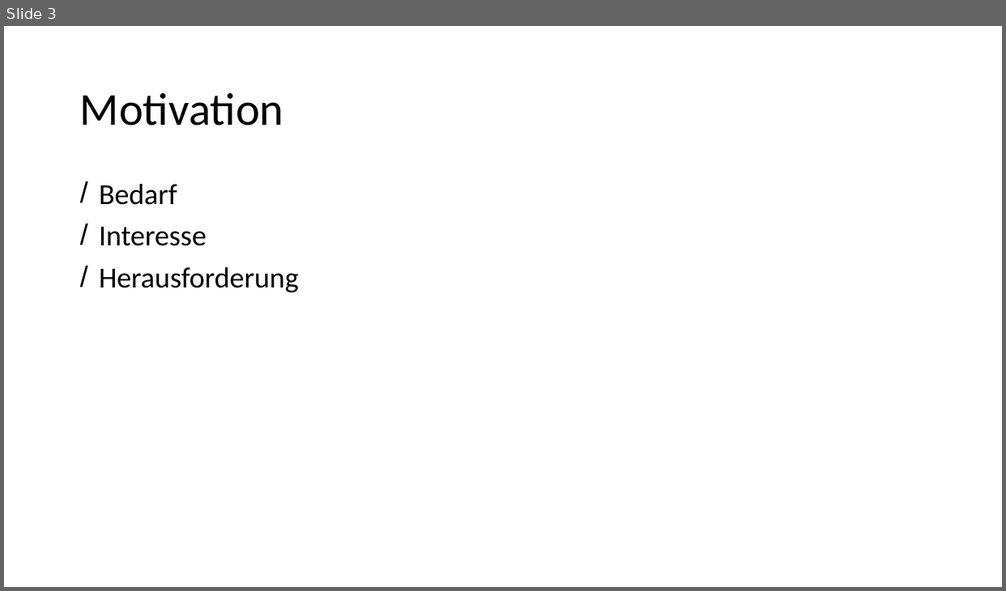
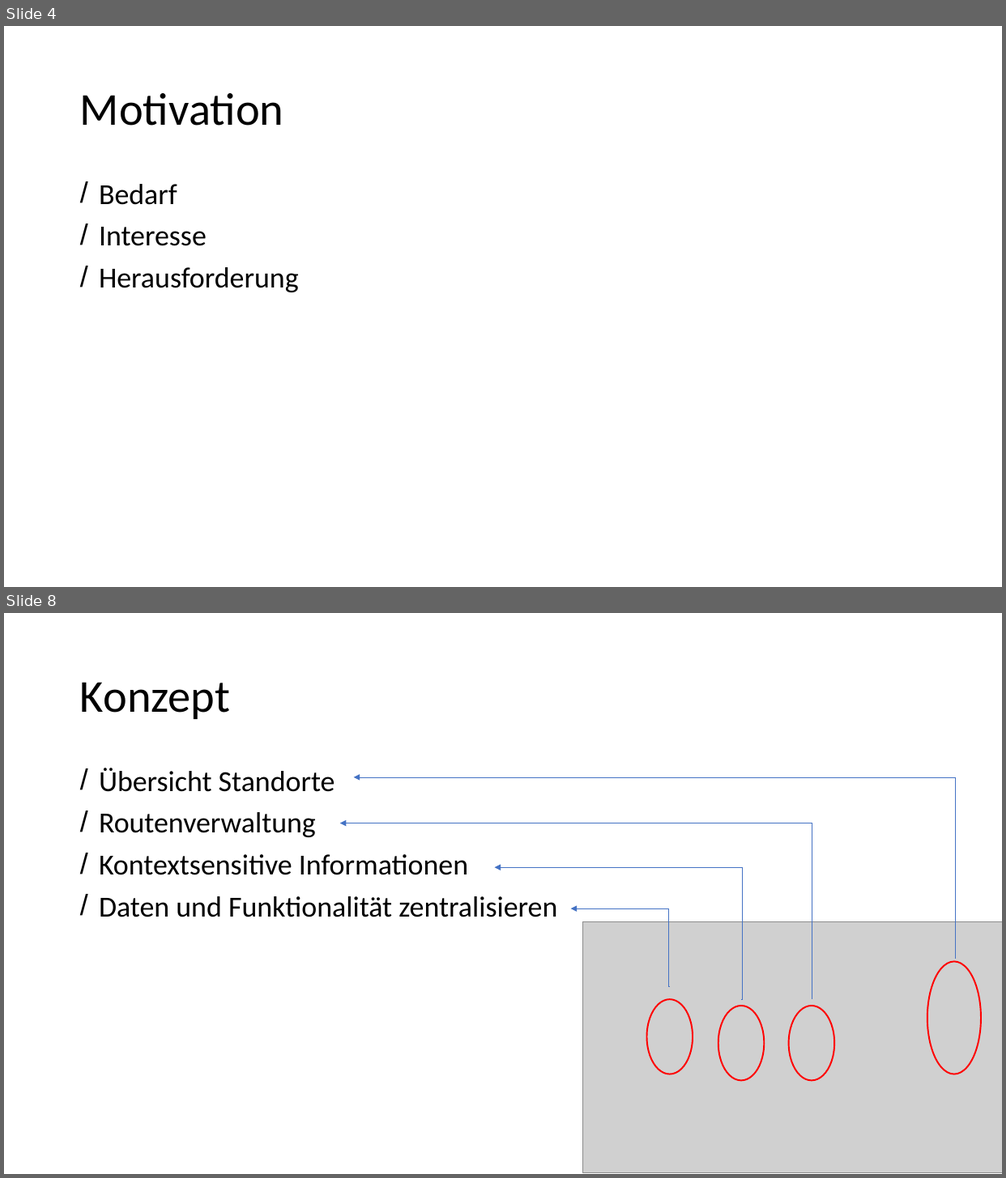
Before and after one commit to advocd/MasterThesis, a slide deck: Abgaben/Präsentation Masterarbeit/Präsentation Muench.pptx. Shown one above the other, each under a label of ours: slide 3 before the commit, slides 4 and 8 after it; the slides between them are not shown. The pictures are 1006x591 and 1006x1178 pixels, drawn with LibreOffice and Linux fonts; fonts in the diff are those of the drawing; grey boxes stand for pictures. Boxes give left, top, right and bottom in pixels: in the first picture for what was removed or moved away, otherwise in the second. Text is boxed around its words. In the diff, an @@ line names an element or a change of style, - is before the commit and + after.

```diff
--- a/Abgaben/Präsentation Masterarbeit/Präsentation Muench.pptx
+++ b/Abgaben/Präsentation Masterarbeit/Präsentation Muench.pptx
@@ slide 8 added at (4,613,1002,1174), background #FFFFFF @@
@@ title added at (80,682,230,719), 44 pt, text #000000 @@
+Konzept
@@ text added at (99,768,557,918), 28 pt, text #000000 @@
+/ Übersicht Standorte
+/ Routenverwaltung
+/ Kontextsensitive Informationen
+/ Daten und Funktionalität zentralisieren
@@ elbow arrow added from (956, 958) to (354, 777), #4472C4 0.5 pt @@
@@ elbow arrow added from (812, 999) to (340, 824), #4472C4 0.5 pt @@
@@ elbow arrow added from (741, 999) to (494, 867), #4472C4 0.5 pt @@
@@ elbow arrow added from (670, 986) to (571, 909), #4472C4 0.5 pt @@
@@ picture added at (582,922,1002,1174) @@
@@ ellipse added at (928,962,982,1075), outline #FF0000 1.5 pt @@
@@ ellipse added at (647,999,692,1074), outline #FF0000 1.5 pt @@
@@ ellipse added at (718,1006,764,1081), outline #FF0000 1.5 pt @@
@@ ellipse added at (789,1006,834,1081), outline #FF0000 1.5 pt @@
@@ what was slide 3 is now slide 4 @@
```
Also in this commit, not shown: 5 slides changed, 11 other slides added, 3 slides removed, 1 other file.
